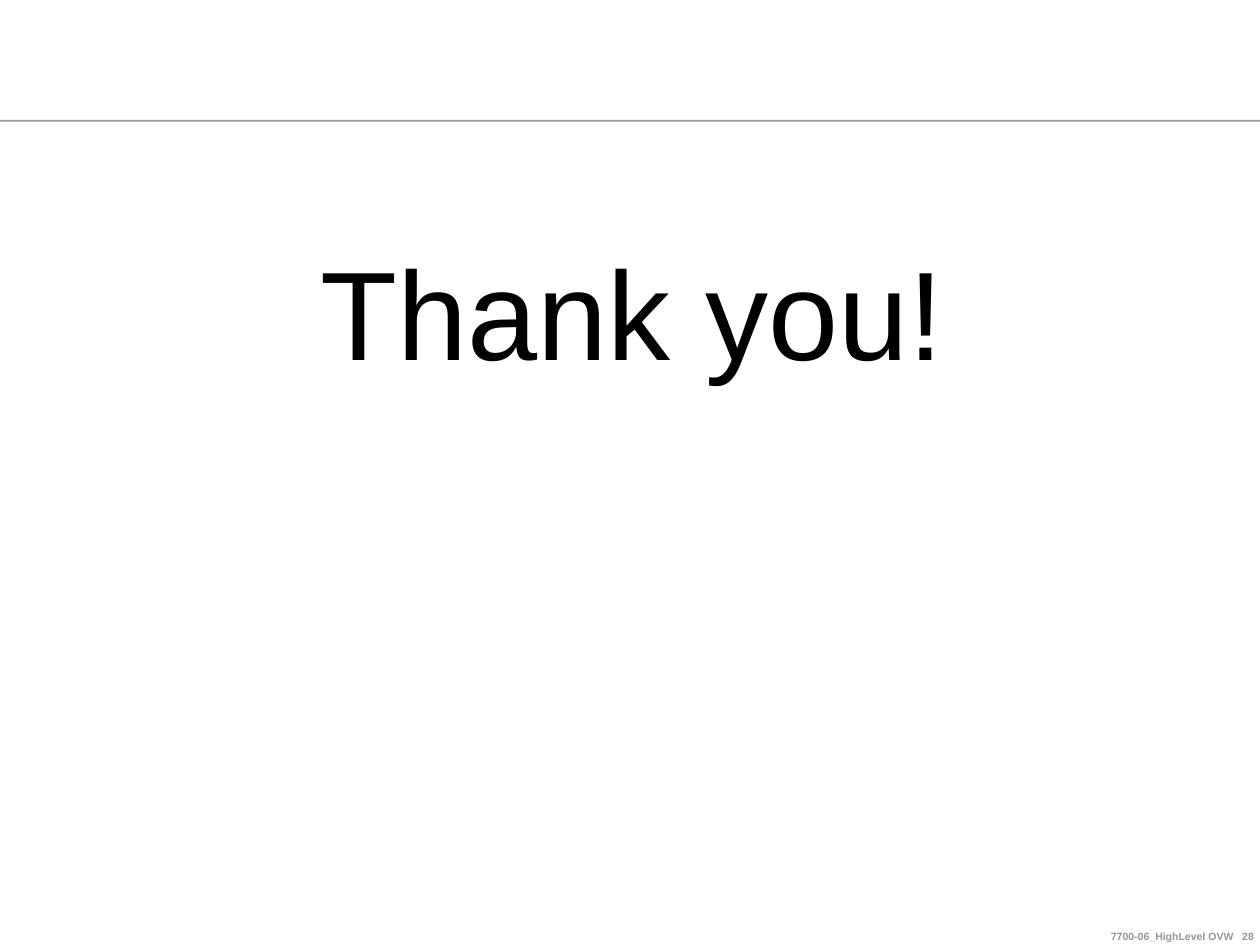
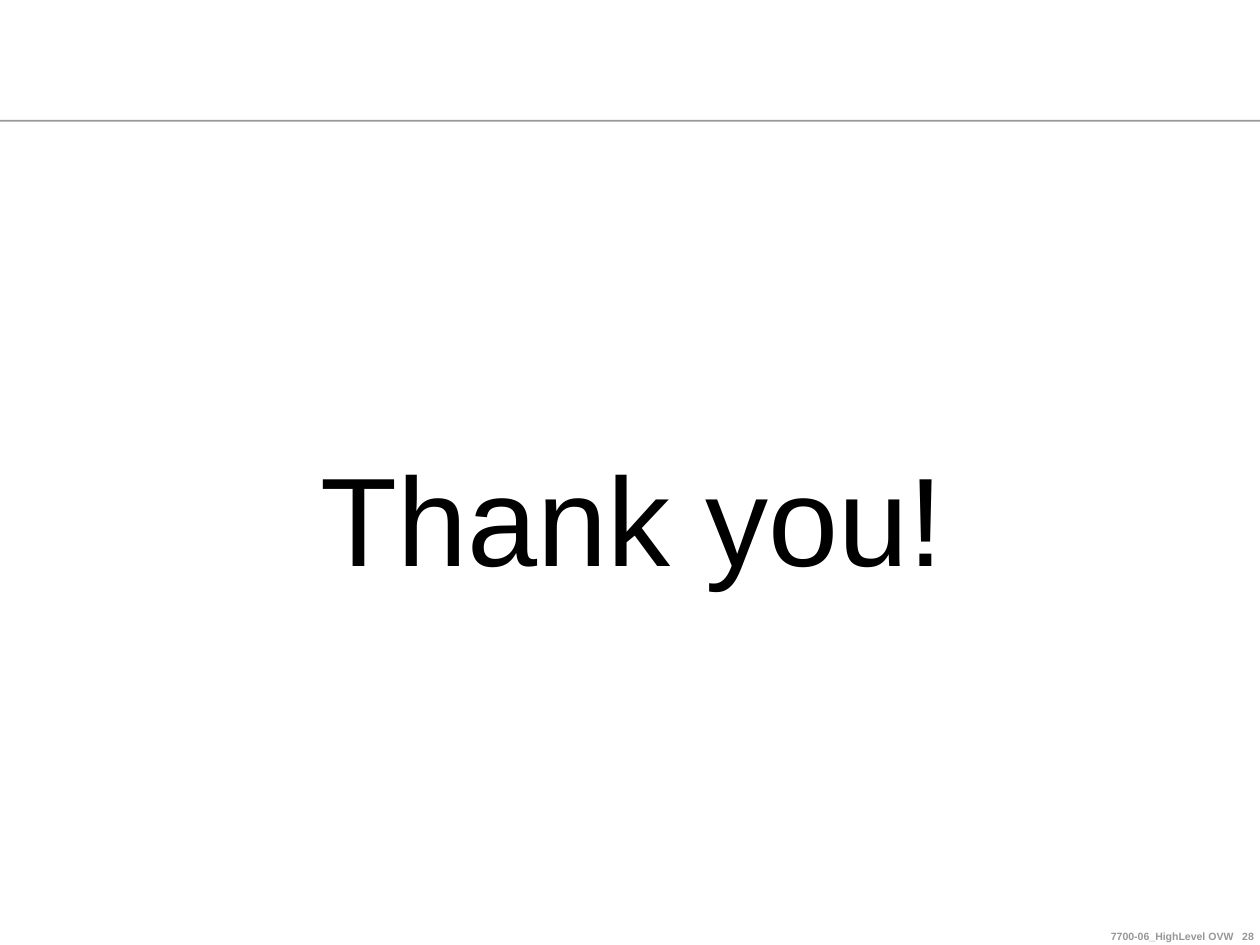
Before and after one commit to ndlongit/longnd-data, a slide deck: slide 28 of Document/Tutorial/Maven for Beginners.ppt. Drawn at 1260x945 pixels with LibreOffice and Linux fonts; fonts in the diff are those of the drawing; background and template pictures are left out. Boxes give left, top, right and bottom in pixels: in the first picture for what was removed or moved away, otherwise in the second. Text is boxed around its words. In the diff, an @@ line names an element or a change of style, - is before the commit and + after.

```diff
--- a/Document/Tutorial/Maven for Beginners.ppt
+++ b/Document/Tutorial/Maven for Beginners.ppt
@@ text "Thank you!" moved from (x1=321, y1=268, x2=944, y2=383) to (x1=321, y1=474, x2=944, y2=590) @@
```
Also in this commit, not shown: 1 slide added, 1 slide removed.
